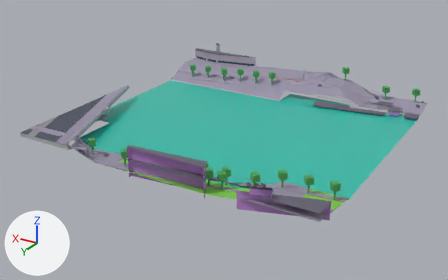
What one commit did to the glTF model public/maps/melbourne/chunks/5_-15.glb.
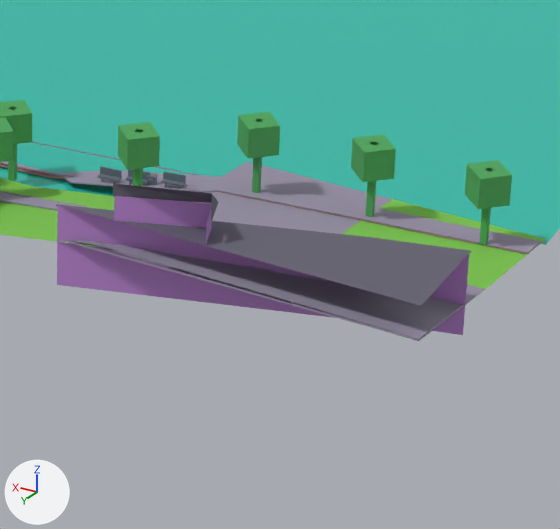
Old and new are each drawn whole from a camera (50 mm lens) standing at (538.6, 1950.7, 94.8) and looking at (657.2, 1753.0, -4.0) and again close up on the part from 50% to 79% of the width and 51% to 95% of the height. Lighting does not change. The marker at lower left points along +X, +Y and +Z. The older version's two pictures come first. Where no turn or scale is listed for an object, it has been applied to the vertices. Vertices at exactly the same position are counted once.

Names of what the first close-up shows: 'compiled-chunk'.
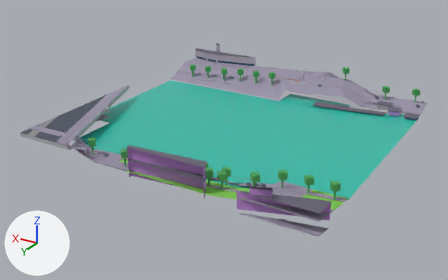
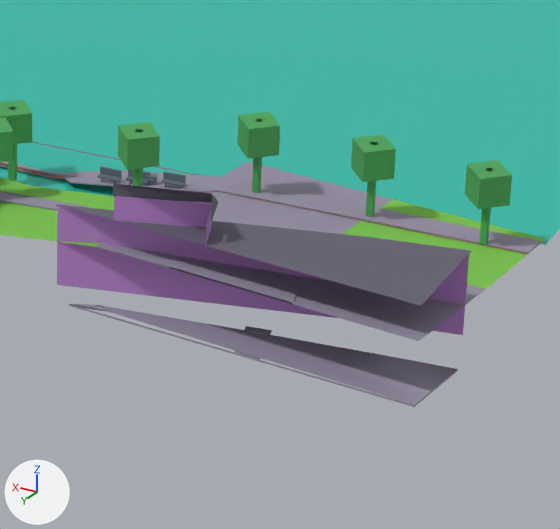
Where the newer file only moved an object's origin or applied its transform, the numbers keep the older frame.

What the commit changed:
me_mesh_0 is used by ob_compiled_chunk; location (654.0, 1745.82, 7.16).
me_mesh_0 had 4619 vertices, 6805 faces and spanned x -60.0..60.0, y -60.2..60.2, z -8.0..8.0.
me_mesh_0 now has 4619 vertices, 6805 faces and spans x -60.0..60.0, y -60.2..60.2, z -9.2..8.0.
me_mesh_0 part 1: the loose piece of 33 vertices spanning x -60.0..-34.0, y 52.5..60.2, z -4.2..-2.6 is moved by (0.0, 0.0, -5.0).
me_mesh_0 part 2: the loose piece of 10 vertices spanning x -48.8..-45.5, y 55.1..60.2, z -3.7..-2.7 is moved by (0.0, 0.0, -5.0).

Pixel boxes (x1, y1, x2, y2) of what changed, in the close-ups (560 x 529 px; the box of a moved part takes in the faces that stretch with it):
'compiled-chunk', reshaped
    before: (0, 0, 560, 341)
    after: (0, 0, 560, 407)
part 1 of me_mesh_0, moved or reshaped
    before: (69, 241, 463, 341)
    after: (69, 304, 458, 407)
part 2 of me_mesh_0, moved or reshaped
    before: (243, 266, 273, 294)
    after: (235, 326, 272, 360)
